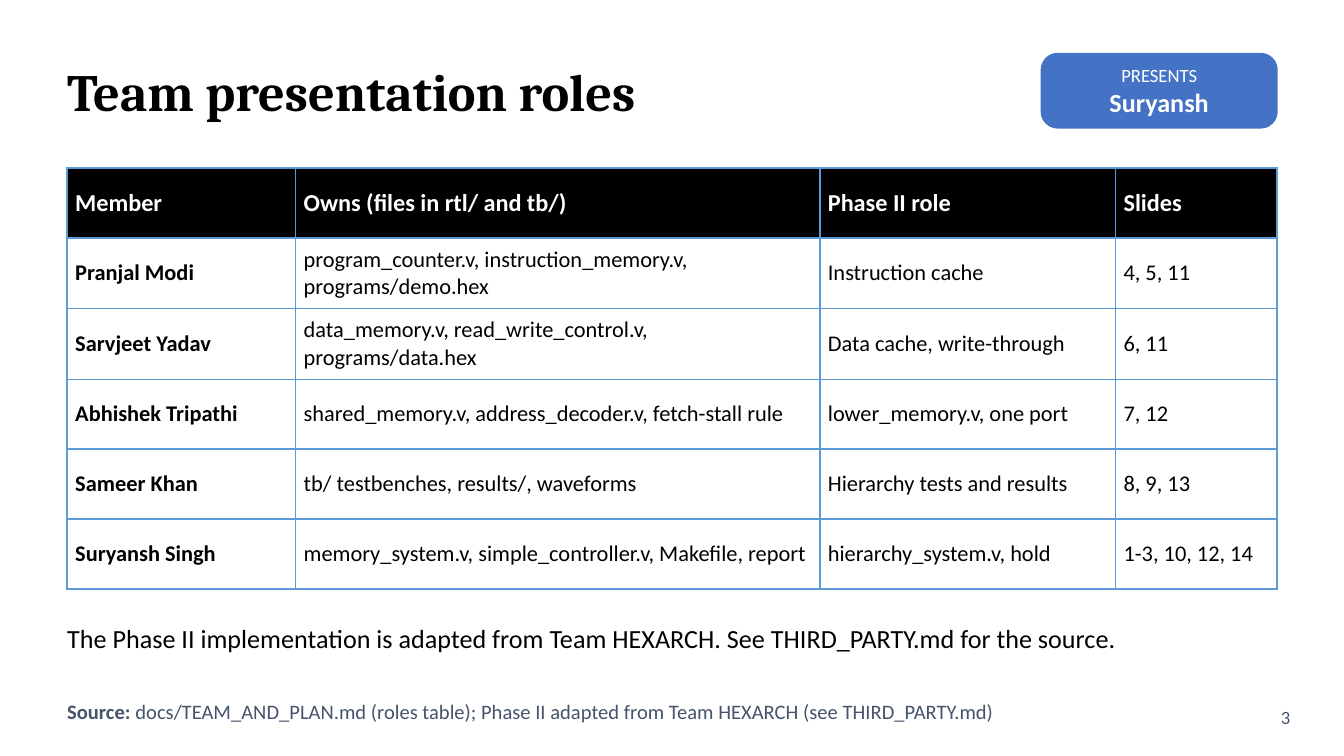
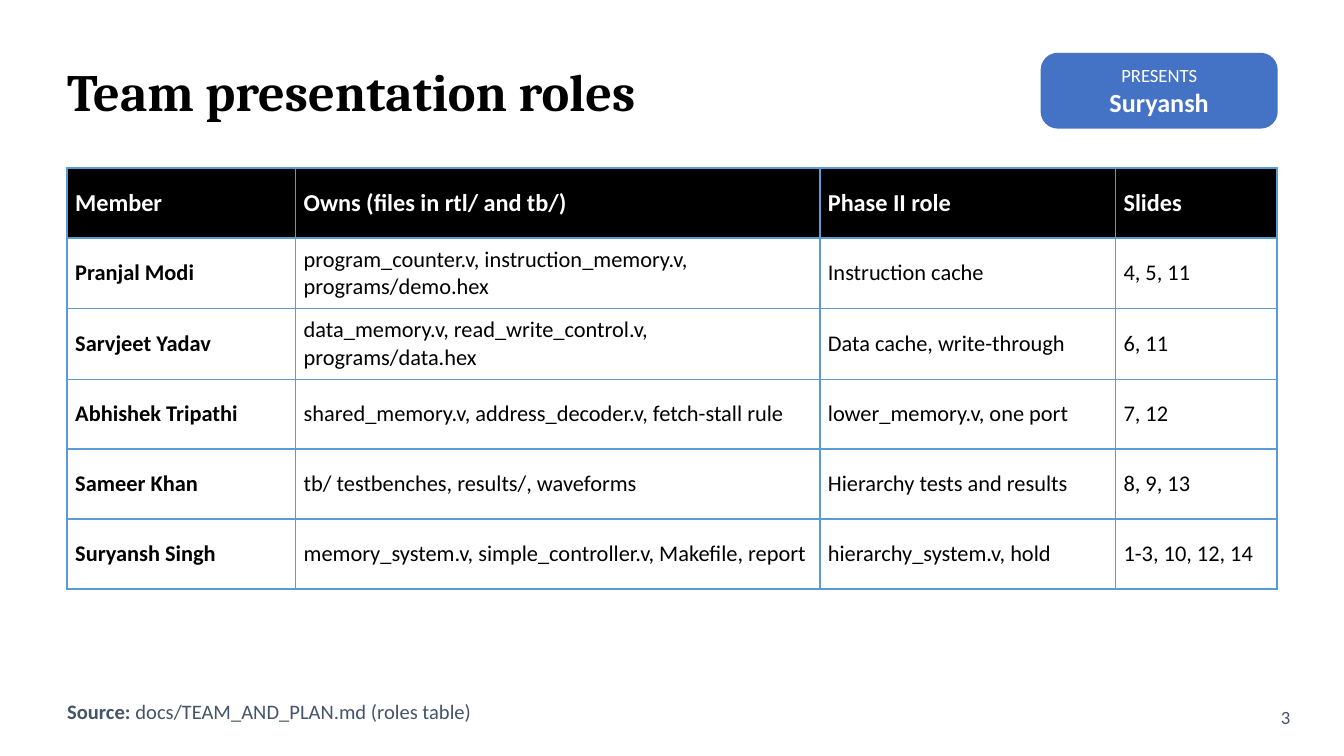
Before and after one commit to TechySuryansh/Architec, a slide deck: slide 3 of output/Architec_Presentation.pptx. Drawn at 1344x756 pixels with LibreOffice and Linux fonts; fonts in the diff are those of the drawing. Boxes give left, top, right and bottom in pixels: in the first picture for what was removed or moved away, otherwise in the second. Text is boxed around its words. In the diff, an @@ line names an element or a change of style, - is before the commit and + after.

Commit message:
Update Phase II documentation and regenerate presentation materials

```diff
--- a/output/Architec_Presentation.pptx
+++ b/output/Architec_Presentation.pptx
@@ text removed at [67,630,1115,653] @@
-The Phase II implementation is adapted from Team HEXARCH. See THIRD_PARTY.md for the source.
@@ text at [67,704,470,722]: text changed @@
-Source: docs/TEAM_AND_PLAN.md (roles table); Phase II adapted from Team HEXARCH (see THIRD_PARTY.md)
+Source: docs/TEAM_AND_PLAN.md (roles table)
```
Also in this commit, not shown: 7 other files.
